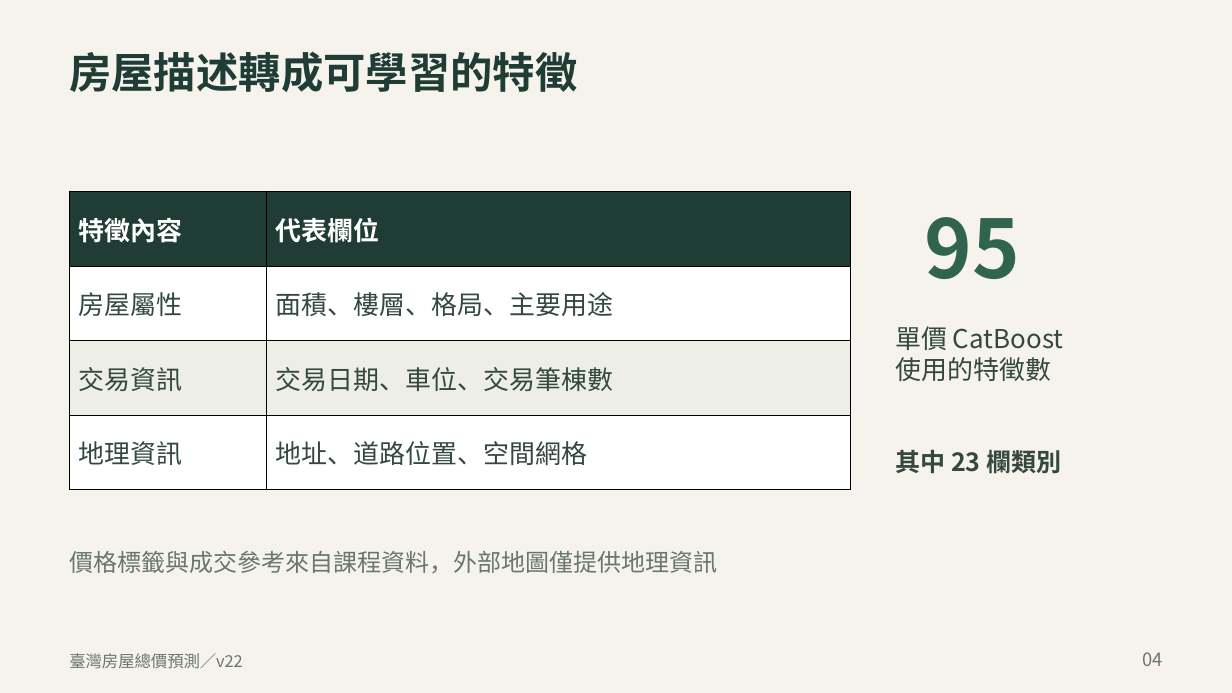
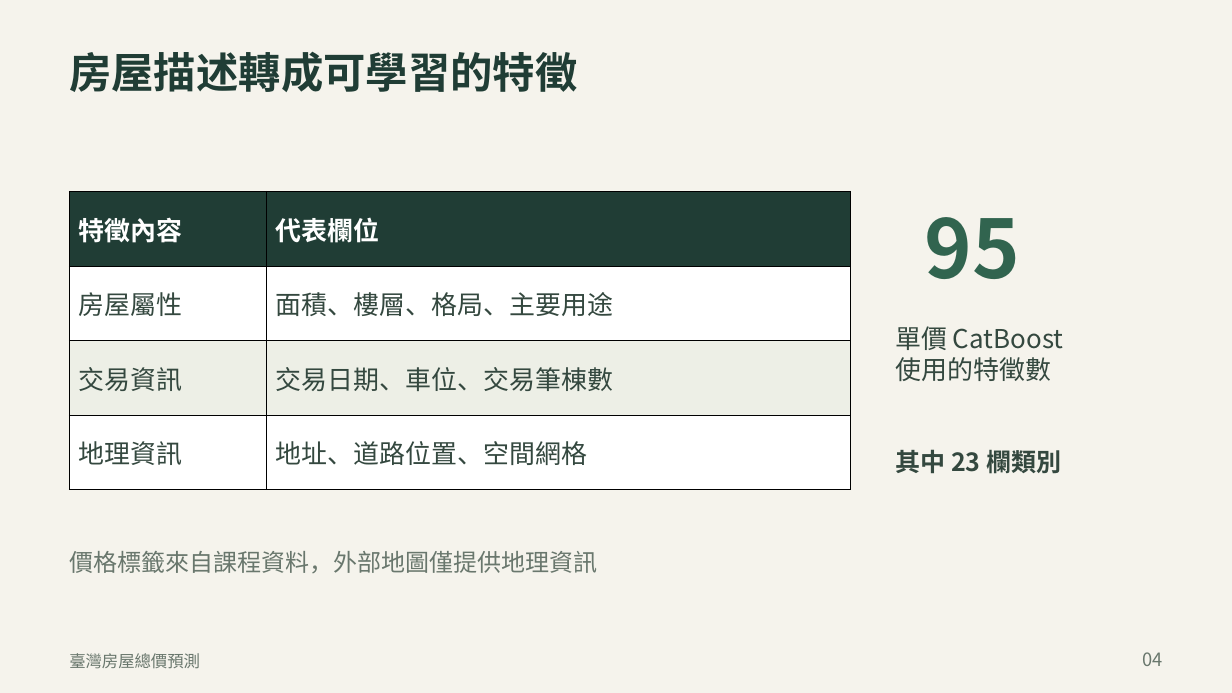
Before and after one commit to ziyi930108/nycu-house-price-regression, a slide deck: slide 4 of presentation/臺灣房價預測_正式報告_v22.pptx. Drawn at 1232x693 pixels with LibreOffice and Linux fonts; fonts in the diff are those of the drawing. Boxes give left, top, right and bottom in pixels: in the first picture for what was removed or moved away, otherwise in the second. Text is boxed around its words. In the diff, an @@ line names an element or a change of style, - is before the commit and + after.

```diff
--- a/presentation/臺灣房價預測_正式報告_v22.pptx
+++ b/presentation/臺灣房價預測_正式報告_v22.pptx
@@ text at box(69, 551, 597, 573): text changed @@
-價格標籤與成交參考來自課程資料，外部地圖僅提供地理資訊
+價格標籤來自課程資料，外部地圖僅提供地理資訊
@@ text at box(69, 653, 200, 668): text changed @@
-臺灣房屋總價預測／v22
+臺灣房屋總價預測
```
Also in this commit, not shown: 10 other slides changed, 4 slides added, 5 slides removed, 19 other files.
